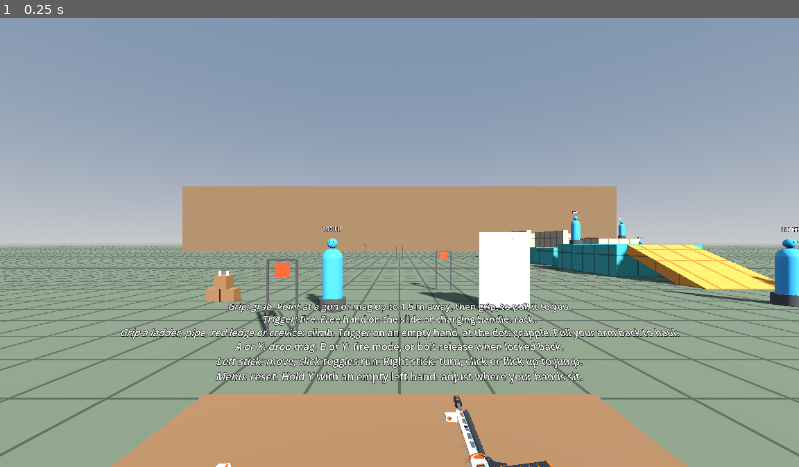
Above: before the commit, frame 1.
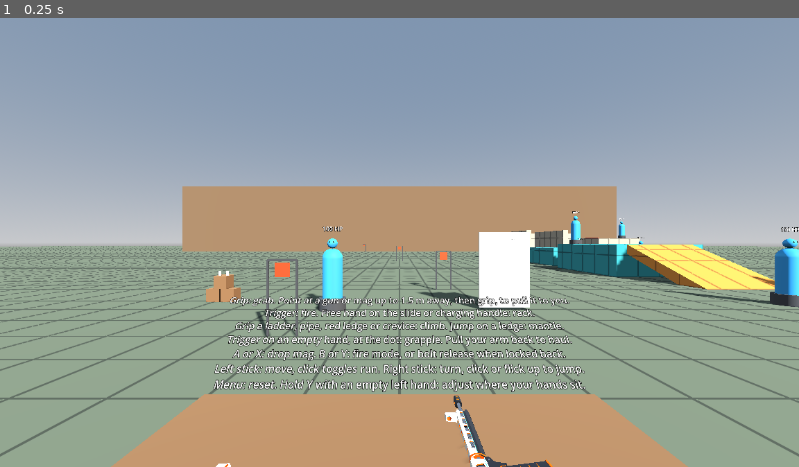
Above: after the commit, the same moment.

Repository: positive-vibezz1/VRphysicsprototypegodot
Game: Godot game, scene res://sandbox/range.tscn
Two runs of this game, one before a commit and one after it. Both use one fixed random seed, a clock stepped at 60 frames per second and the inputs below.
Inputs:
- Up to frame 1 (0.25 s): no input

The runs differ from the first frame. In frame 1, 5.9% of the frame differs, in the area x 15-86%, y 61-84%.

Commit message:
Add an auto-mantle on the jump button while gripping a ledge
Pressing jump with a hand on a hold looks for somewhere to stand past it, with
room for the body, and hauls the body up and over with a capped force. The legs
then stand it up. A hold with nothing on top, partway up a wall or out in the
open, leaves the hand where it is.

Co-Authored-By: Claude Opus 5.5 (1M context) <noreply@anthropic.com>

Diff:
--- a/player/player.gd
+++ b/player/player.gd
@@ -37,6 +37,19 @@
 const ARM_SWING_DECAY := 10.0
 ## How long after the button a swing still adds to the jump, so it can come after the button too.
 const ARM_SWING_WINDOW := 0.15
+## How far past a hold to look for somewhere to stand when mantling, nearest first.
+const MANTLE_REACHES: Array[float] = [0.35, 0.5, 0.65, 0.8]
+## How far above and below a hold the top of a ledge can be. A ladder's top rung is 20 cm under the top of its tower.
+const MANTLE_ABOVE := 0.4
+const MANTLE_BELOW := 0.3
+## How far the bottom of the torso clears the ledge on the way over it.
+const MANTLE_CLEARANCE := 0.12
+## How fast the body's speed closes on what the mantle wants, per second.
+const MANTLE_RESPONSE := 15.0
+## A hand comes off its hold this far from where it took it, while it's still close enough to rejoin the controller.
+const MANTLE_HAND_REACH := 0.45
+## Gives up after this long, in case something moved into the way.
+const MANTLE_TIME_LIMIT := 2.0
 
 ## A brisk walk, and a run with the left stick clicked in.
 @export var move_speed := 4.0
@@ -66,6 +79,10 @@
 @export var arm_force := 1100.0
 ## How fast the arms close the gap to the hold, in rad/s. A critically damped spring: higher is stiffer.
 @export var arm_response := 20.0
+## Most a mantle can pull with: arms and a leg together, about 2.5 times body weight.
+@export var mantle_force := 2000.0
+## How fast a mantle moves the body, and the view with it.
+@export var mantle_speed := 2.5
 ## Take-off speed: 3.2 m/s lifts the feet about 50 cm, a good standing jump.
 @export var jump_speed := 3.2
 ## Take-off speed added per m/s of the hands swinging up. A real arm swing adds about 20% to a jump, but nothing pushes
@@ -106,6 +123,9 @@
 var _arm_swing := 0.0
 var _take_off_time := 0.0
 var _swing_used := 0.0
+var _mantling := false
+var _mantle_spot := Vector3.ZERO
+var _mantle_time := 0.0
 var _was_menu := false
 var _was_jump := false
 var _measure_rate := false
@@ -162,13 +182,16 @@
 	_left_grapple.update(_left_hand, self, delta)
 	_right_grapple.update(_right_hand, self, delta)
 	var hands_on := int(_left_hand.climbing) + int(_right_hand.climbing)
-	_tuck_legs(hands_on > 0 or _left_grapple.attached or _right_grapple.attached)
-	_stand(hands_on)
-	if hands_on > 0:
-		_hang(_left_hand, hands_on)
-		_hang(_right_hand, hands_on)
+	_tuck_legs(_mantling or hands_on > 0 or _left_grapple.attached or _right_grapple.attached)
+	if _mantling:
+		_mantle(delta)
 	else:
-		_walk(delta)
+		_stand(hands_on)
+		if hands_on > 0:
+			_hang(_left_hand, hands_on)
+			_hang(_right_hand, hands_on)
+		else:
+			_walk(delta)
 	_measure_arm_swing(delta)
 	_jump(delta)
 
@@ -323,7 +346,7 @@
 ## Jump with its button, or by flicking the right stick up, and swing the arms up to jump higher.
 func _jump(delta: float) -> void:
 	var jump := not _fit_mode and (_right_controller.is_button_pressed(&"jump") or _right_controller.get_vector2(&"primary").y > 0.8)
-	if jump and not _was_jump and _air_time < JUMP_GRACE:
+	if jump and not _was_jump and not _mantling and not _start_mantle(_left_hand) and not _start_mantle(_right_hand) and _air_time < JUMP_GRACE:
 		_air_time = JUMP_GRACE
 		_take_off_time = ARM_SWING_WINDOW
 		_swing_used = 0.0
@@ -335,6 +358,70 @@
 		if boost > _swing_used:
 			_push_off(boost - _swing_used)
 			_swing_used = boost
+
+
+## Looks for somewhere to stand on top of what this hand is holding, past it the way the head faces, or else past it
+## as seen from the head. Only a ledge has one: partway up a wall the search starts inside the wall and finds nothing.
+## Runs on a button press, so it may allocate.
+func _start_mantle(hand: PhysicsHand) -> bool:
+	if not hand.climbing:
+		return false
+	var hold := hand.global_position
+	var to_hold := hold - _camera.global_position
+	to_hold.y = 0.0
+	var facing := -_camera.global_basis.z
+	facing.y = 0.0
+	var space := get_world_3d().direct_space_state
+	var room := CapsuleShape3D.new()
+	room.radius = 0.2
+	room.height = 1.4
+	var room_query := PhysicsShapeQueryParameters3D.new()
+	room_query.shape = room
+	room_query.collision_mask = collision_mask
+	for away: Vector3 in [facing.normalized() if facing.dot(to_hold) > 0.0 else Vector3.ZERO, to_hold.normalized()]:
+		if away.is_zero_approx():
+			continue
+		for reach: float in MANTLE_REACHES:
+			var over := _camera.global_position + away * (to_hold.dot(away) + reach)
+			over.y = hold.y
+			var top := space.intersect_ray(PhysicsRayQueryParameters3D.create(over + Vector3.UP * MANTLE_ABOVE, over + Vector3.DOWN * MANTLE_BELOW, 1))
+			if top.is_empty() or (top["normal"] as Vector3).y < cos(floor_max_angle):
+				continue
+			var spot: Vector3 = top["position"]
+			room_query.transform = Transform3D(Basis.IDENTITY, spot + Vector3.UP * (_legs_bottom + room.height * 0.5))
+			if space.intersect_shape(room_query, 1).is_empty():
+				_mantling = true
+				_mantle_spot = spot
+				_mantle_time = 0.0
+				hand.controller.trigger_haptic_pulse(&"haptic", 0.0, 0.5, 0.05, 0.0)
+				return true
+	return false
+
+
+## Hauls the body up until the torso clears the ledge and then over it, with the legs tucked. It's still a capped force
+## on the body, so anything in the way stops it. Once the feet are over the ledge, the legs stand the body up.
+func _mantle(delta: float) -> void:
+	_mantle_time += delta
+	var to_spot := _mantle_spot - global_position
+	var across := Vector3(to_spot.x, 0.0, to_spot.z)
+	if across.length() < 0.1 or _mantle_time > MANTLE_TIME_LIMIT:
+		_mantling = false
+		_left_hand.let_go_of_hold()
+		_right_hand.let_go_of_hold()
+		return
+	_release_stretched_hand(_left_hand)
+	_release_stretched_hand(_right_hand)
+	var to_clear := to_spot.y - _torso_bottom + MANTLE_CLEARANCE
+	# Starts over just before clearing it, since the bottom of the torso is round.
+	var over := clampf(1.0 - to_clear / 0.15, 0.0, 1.0)
+	var goal := across.normalized() * minf(across.length() * MANTLE_RESPONSE, mantle_speed) * over
+	goal.y = clampf(to_clear * MANTLE_RESPONSE, -mantle_speed, mantle_speed)
+	apply_central_force((mass * ((goal - linear_velocity) * MANTLE_RESPONSE + Vector3.UP * _gravity)).limit_length(mantle_force))
+
+
+func _release_stretched_hand(hand: PhysicsHand) -> void:
+	if hand.climbing and hand.target.origin.distance_to(hand.climb_point) > MANTLE_HAND_REACH:
+		hand.let_go_of_hold()
 
 
 ## Adds take-off speed, pushing back on whatever's underfoot.
--- a/sandbox/parkour.tscn
+++ b/sandbox/parkour.tscn
@@ -536,7 +536,7 @@
 transform = Transform3D(1, 0, 0, 0, 1, 0, 0, 0, 1, 7, 2.8, 6)
 billboard = 1
 pixel_size = 0.004
-text = "CLIMB\nGrip ladders, pipes, red ledges and rock crevices.\nPull down to go up. Let go mid-pull to launch."
+text = "CLIMB\nGrip ladders, pipes, red ledges and rock crevices.\nPull down to go up. Let go mid-pull to launch.\nPress jump while gripping a ledge to mantle over it."
 font_size = 48
 outline_size = 12
 
--- a/sandbox/range.gd
+++ b/sandbox/range.gd
@@ -5,7 +5,8 @@
 const FRAME_PROFILE := "/interaction_profiles/valve/frame_controller_valve"
 const COMMON_CONTROLS := """Grip: grab. Point at a gun or mag up to 1.5 m away, then grip, to pull it to you.
 Trigger: fire. Free hand on the slide or charging handle: rack.
-Grip a ladder, pipe, red ledge or crevice: climb. Trigger on an empty hand, at the dot: grapple. Pull your arm back to haul.
+Grip a ladder, pipe, red ledge or crevice: climb. Jump on a ledge: mantle.
+Trigger on an empty hand, at the dot: grapple. Pull your arm back to haul.
 """
 const FRAME_CONTROLS := COMMON_CONTROLS + """A or D-pad down: drop mag. B or D-pad right: fire mode. X or D-pad left: bolt release.
 Left stick: move, L3 or L1 toggles run. Right stick: turn, R3 or R1 or flick up to jump.
--- a/tests/test_player.gd
+++ b/tests/test_player.gd
@@ -297,6 +297,89 @@
 	assert_false(_player.get_node("Legs").disabled, "legs back out")
 
 
+## Stands the player in front of a wall with a lip along its top, with the right hand gripping the lip.
+func _grip_the_top_of_a_wall() -> void:
+	_add_block(Vector3(0, 0.65, 2), Vector3(3, 1.3, 1.4))
+	_add_block(Vector3(0, 1.33, 2.68), Vector3(3, 0.06, 0.1), true)
+	_player.global_position = Vector3(0, 0, 3.05)
+	await wait_physics_frames(5)
+	var on_top := RIGHT_REST
+	on_top.origin = Vector3(0.2, 1.38, -0.33)
+	for i: int in 30:
+		_set_pose(_right, RIGHT_REST.interpolate_with(on_top, float(i + 1) / 30.0))
+		await wait_physics_frames(1)
+	_right.set_input(&"grip", 1.0)
+	await wait_physics_frames(3)
+	assert_true((_player.get_node("RightHand") as PhysicsHand).climbing, "gripping the lip")
+
+
+func test_jump_while_gripping_a_ledge_mantles_onto_it() -> void:
+	await _grip_the_top_of_a_wall()
+	var hand: PhysicsHand = _player.get_node("RightHand")
+	_right.set_input(&"jump", true)
+	var fastest := 0.0
+	for i: int in 150:
+		await wait_physics_frames(1)
+		fastest = maxf(fastest, _player.linear_velocity.length())
+	assert_almost_eq(_player.global_position.y, 1.3, 0.03, "standing on top of the wall")
+	assert_lt(_player.global_position.z, 2.7, "over the edge of it")
+	assert_gt(_player.global_position.z, 1.3, "and still on it")
+	assert_almost_eq(_player.global_position.x, 0.0, 0.03, "straight over, the way the head faces")
+	assert_lt(fastest, _player.mantle_speed * 1.2, "at the speed of a mantle")
+	assert_false(hand.climbing, "the hand came off the ledge")
+	assert_false((_player.get_node("Legs") as CollisionShape3D).disabled, "legs back out")
+	assert_lt(hand.global_position.distance_to(hand.target.origin), 0.1, "and the hand is back with the controller")
+
+
+func test_mantle_carries_on_if_the_grip_lets_go() -> void:
+	await _grip_the_top_of_a_wall()
+	_right.set_input(&"jump", true)
+	await wait_physics_frames(5)
+	_right.set_input(&"grip", 0.0)
+	await wait_physics_frames(150)
+	assert_almost_eq(_player.global_position.y, 1.3, 0.03)
+
+
+func test_no_mantle_without_room_to_stand_on_top() -> void:
+	_add_block(Vector3(0, 2.3, 2), Vector3(3, 1, 1.4))
+	await _grip_the_top_of_a_wall()
+	var height := _player.global_position.y
+	_right.set_input(&"jump", true)
+	await wait_physics_frames(60)
+	assert_almost_eq(_player.global_position.y, height, 0.1, "the wall's top is under a ceiling")
+	assert_true((_player.get_node("RightHand") as PhysicsHand).climbing, "so the hand stays on")
+
+
+func test_no_mantle_from_a_hold_partway_up_a_wall() -> void:
+	_add_block(Vector3(0, 3, 2), Vector3(3, 6, 1.4))
+	_add_block(Vector3(0, 1.33, 2.68), Vector3(3, 0.06, 0.1), true)
+	_player.global_position = Vector3(0, 0, 3.05)
+	await wait_physics_frames(5)
+	var on_hold := RIGHT_REST
+	on_hold.origin = Vector3(0.2, 1.38, -0.28)
+	for i: int in 30:
+		_set_pose(_right, RIGHT_REST.interpolate_with(on_hold, float(i + 1) / 30.0))
+		await wait_physics_frames(1)
+	_right.set_input(&"grip", 1.0)
+	await wait_physics_frames(3)
+	var hand: PhysicsHand = _player.get_node("RightHand")
+	assert_true(hand.climbing)
+	_right.set_input(&"jump", true)
+	await wait_physics_frames(60)
+	assert_lt(_player.global_position.y, 0.3, "nothing to stand on up there")
+	assert_true(hand.climbing)
+
+
+func test_no_mantle_from_a_bar_in_the_open() -> void:
+	_bar_at_right_hand()
+	await wait_physics_frames(10)
+	_right.set_input(&"grip", 1.0)
+	await wait_physics_frames(3)
+	_right.set_input(&"jump", true)
+	await wait_physics_frames(30)
+	assert_true((_player.get_node("RightHand") as PhysicsHand).climbing)
+
+
 func test_walking_up_a_ramp_and_standing_on_it() -> void:
 	var ramp_top_y := 2.0
 	_player.global_position = Vector3(-3, 0.5, 8.2)
Not shown, changed: CLAUDE.md
